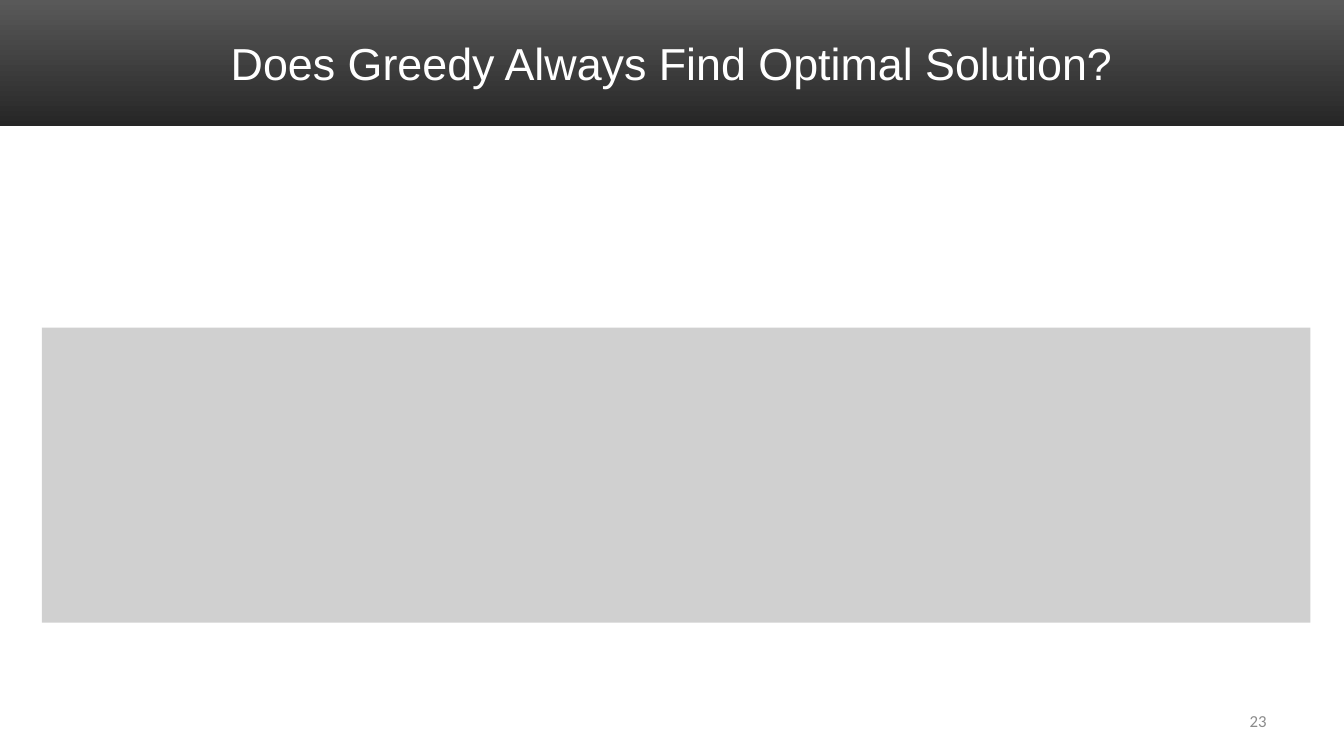
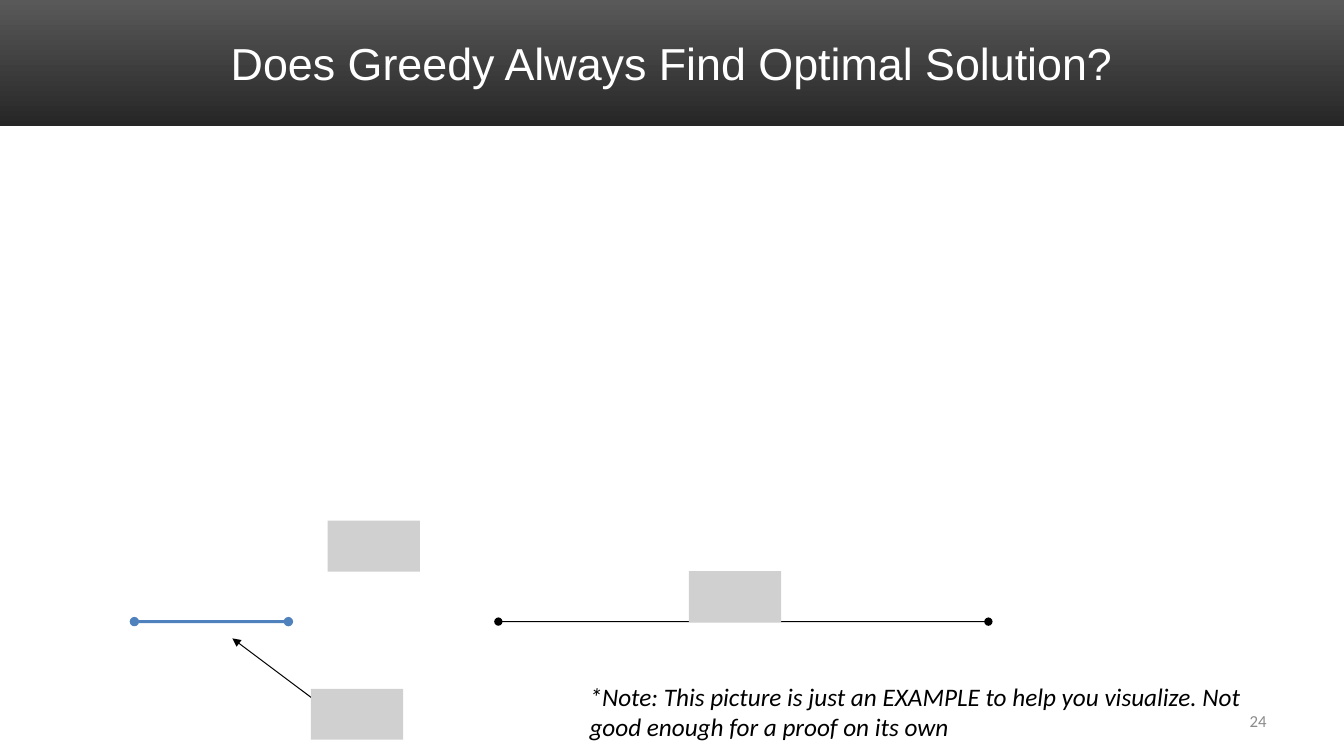
Before and after one commit to markfloryan/dsa2, a slide deck: slide 24 of slides/04-ActivitySelect.pptx (slide 23 before the commit). Drawn at 1344x756 pixels with LibreOffice and Linux fonts; fonts in the diff are those of the drawing; grey boxes stand for pictures. Boxes give left, top, right and bottom in pixels: in the first picture for what was removed or moved away, otherwise in the second. Text is boxed around its words. In the diff, an @@ line names an element or a change of style, - is before the commit and + after.

Commit message:
updated proof on activity select slides

```diff
--- a/slides/04-ActivitySelect.pptx
+++ b/slides/04-ActivitySelect.pptx
@@ picture removed at <box>42,328,1311,623</box> @@
@@ picture added at <box>328,521,420,572</box> @@
@@ picture added at <box>689,572,781,622</box> @@
@@ double arrow added from (134, 622) to (288, 622), #4F81BD 2.25 pt @@
@@ double arrow added from (498, 622) to (989, 622), #000000 0.75 pt @@
@@ arrow added from (334, 714) to (233, 638), #000000 0.75 pt @@
@@ picture added at <box>311,689,403,739</box> @@
@@ text added at <box>590,688,1240,741</box>, 18 pt, text #000000, italic @@
+*Note: This picture is just an EXAMPLE to help you visualize. Not good enough for a proof on its own
@@ page number at <box>1250,716,1267,727</box>: text changed @@
-23
+24
```
Also in this commit, not shown: 5 other slides changed, 1 slide removed, 2 other files.
